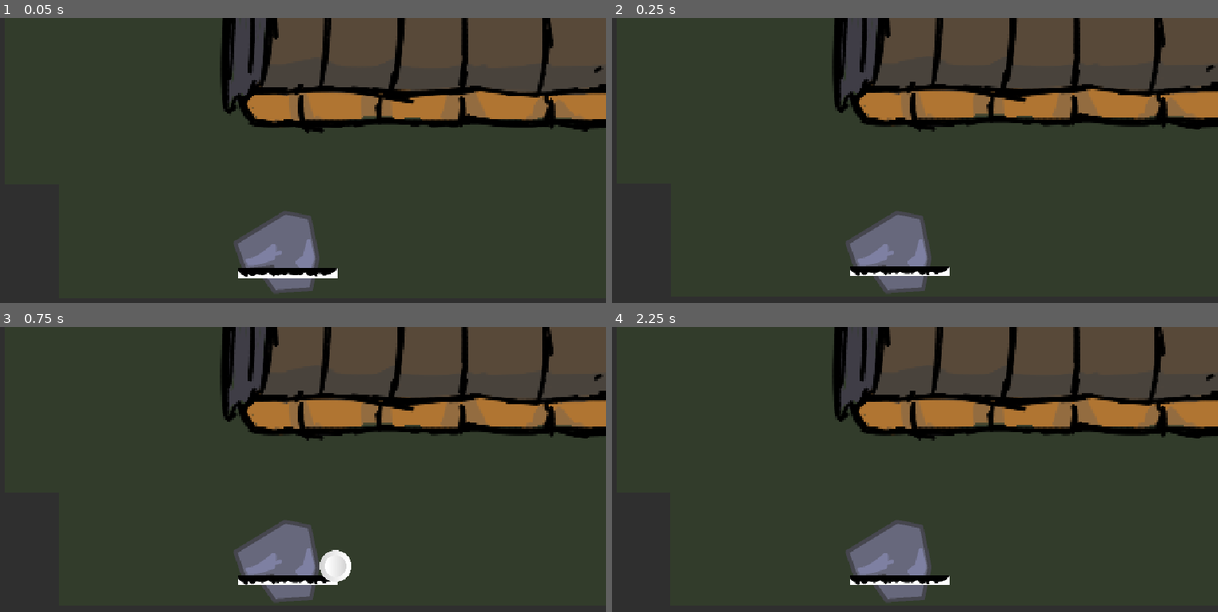
Above: before the commit, frames 1-4 (two rows, left to right).
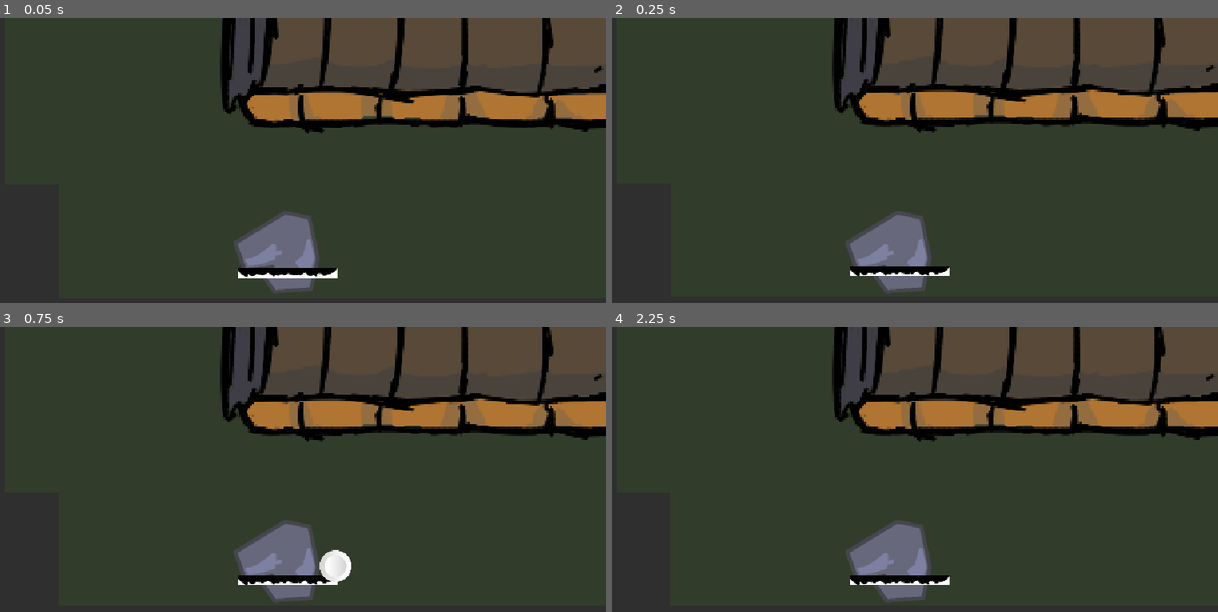
Above: after the commit, the same moments.

Repository: NotBirds/Not-Birds
Game: Godot game, scene res://scenes/levels/template_proposal.tscn
Same seed, same stepped clock (60 frames per second), same inputs: the game is played once before the commit and once after it. Sound files missing from this copy of the repository are replaced by a short silence.
Inputs (mouse positions are in pixels of both pictures, inside the frame that each line leads up to):
- Up to frame 1 (0.05 s): no input
- Up to frame 2 (0.25 s): no input
- Up to frame 3 (0.75 s): tap Enter at 0.5 s; press the mouse at (284, 566) at 0.53 s
- Up to frame 4 (2.25 s): tap Space at 1.25 s; move the mouse to (769, 589) at 1.27 s; release the mouse at (769, 589) at 1.28 s; click (769, 589) at 1.35 s; tap Enter at 2 s; move the mouse to (963, 460) at 2.02 s; press the mouse at (963, 460) at 2.03 s

Frame 1 is identical in both runs. In frame 2, 0.5% of the frame differs, in the area x 36-100%, y 2-91%; in frame 3, 0.5%; in frame 4, 0.5%.

Commit message:
Add remaining block shapes

Diff:
--- /dev/null
+++ b/scenes/entities/levelObjects/blocks/shapes/6x6circle.tscn
@@ -0,0 +1,15 @@
+[gd_scene load_steps=3 format=2]
+
+[ext_resource path="res://scenes/inheritables/destroyable_shape.tscn" type="PackedScene" id=2]
+
+[sub_resource type="CircleShape2D" id=1]
+radius = 12.0
+
+[node name="rectangle4x50" instance=ExtResource( 2 )]
+
+[node name="Sprite" parent="." index="0"]
+position = Vector2( 0.25, 0.249981 )
+scale = Vector2( 7.9, 4.5 )
+
+[node name="physicsCollider" parent="." index="3"]
+shape = SubResource( 1 )
--- /dev/null
+++ b/scenes/entities/levelObjects/blocks/shapes/triangle_corner.tscn
@@ -0,0 +1,8 @@
+[gd_scene load_steps=2 format=2]
+
+[ext_resource path="res://scenes/inheritables/destroyable_polygon.tscn" type="PackedScene" id=1]
+
+[node name="plank2" instance=ExtResource( 1 )]
+
+[node name="physicsCollider" parent="." index="3"]
+polygon = PoolVector2Array( 0, 0, 5, 0, 0, -5 )
--- /dev/null
+++ b/scenes/entities/levelObjects/blocks/shapes/triangle_spike.tscn
@@ -0,0 +1,8 @@
+[gd_scene load_steps=2 format=2]
+
+[ext_resource path="res://scenes/inheritables/destroyable_polygon.tscn" type="PackedScene" id=1]
+
+[node name="plank2" instance=ExtResource( 1 )]
+
+[node name="physicsCollider" parent="." index="3"]
+polygon = PoolVector2Array( 0, 0, 5, 0, 2.5, -5 )
--- a/scenes/entities/scnBird.tscn
+++ b/scenes/entities/scnBird.tscn
@@ -16,7 +16,7 @@
 } ]
 
 [sub_resource type="CircleShape2D" id=1]
-radius = 21.3776
+radius = 22.0
 
 [sub_resource type="CircleShape2D" id=3]
 radius = 57.8705
@@ -36,6 +36,7 @@
 position = Vector2( -1.4, 6.2 )
 scale = Vector2( 0.2, 0.2 )
 frames = SubResource( 2 )
+frame = 2
 playing = true
 
 [node name="csHitbox" type="CollisionShape2D" parent="."]
--- a/scenes/levels/template_proposal.tscn
+++ b/scenes/levels/template_proposal.tscn
@@ -229,7 +229,6 @@
 
 [node name="sprite" parent="rbBird" index="0"]
 visible = false
-frame = 2
 
 [node name="camera" parent="rbBird" instance=ExtResource( 2 )]
 rotating = true
